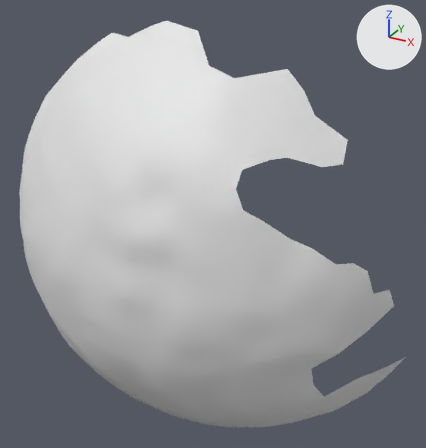
Two versions of the OBJ model res/final/onecam_fullvolume/06/cleanedup/FullVolium.000380.obj, one commit apart.
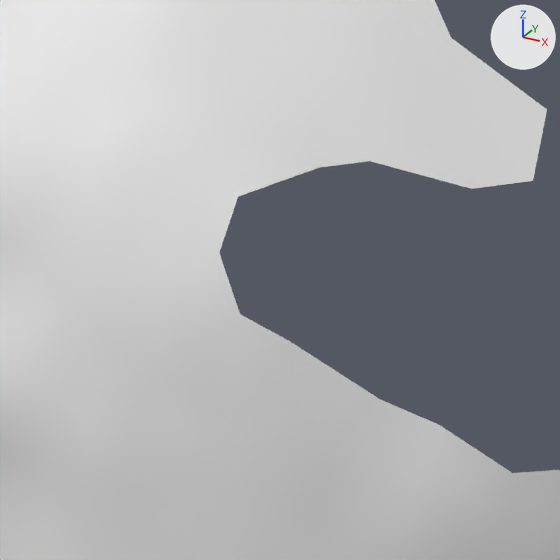
Old and new are each drawn whole from a 50 mm lens placed at (-67.7, -38.8, 562.4), pointed at (-150.9, 112.6, 486.7) and again close up on the part from 38% to 83% of the width and 23% to 66% of the height. The axes (+X, +Y, +Z) are drawn at upper right. The lights are the same throughout. Where no turn or scale is listed for an object, it has been applied to the vertices.

The first close-up shows 'FullVolium.000380'.
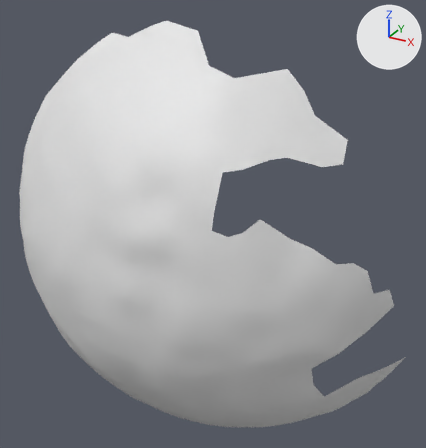
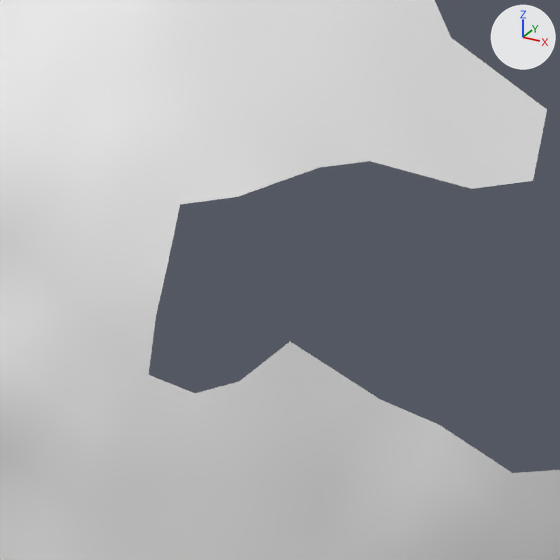
Pixel boxes [x1, y1, x2, y2] of what changed, in the close-ups (560 x 560 px):
part 1 of me_fullvolium_000380, deleted: before [149, 197, 290, 393]

Patch to the scene script:
```diff
--- a/res/final/onecam_fullvolume/06/cleanedup/FullVolium.000380.obj.py
+++ b/res/final/onecam_fullvolume/06/cleanedup/FullVolium.000380.obj.py
@@ me_fullvolium_000380 @@
 # used by ob_fullvolium_000380; location = (0.0, 0.0, 0.0)
-me_fullvolium_000380.from_pydata(...)  # 1033 vertices, 1997 faces; spans x -232.1..-87.5, y 67.5..137.6, z 404.2..548.4
+me_fullvolium_000380.from_pydata(...)  # 1029 vertices, 1985 faces; spans x -232.1..-87.5, y 67.5..137.6, z 404.2..548.4
+# me_fullvolium_000380 part 1
+# 4 vertices are removed from x -127.7..-124.3, y 76.8..79.9, z 506.1..513.5
+# 12 faces are deleted
```
